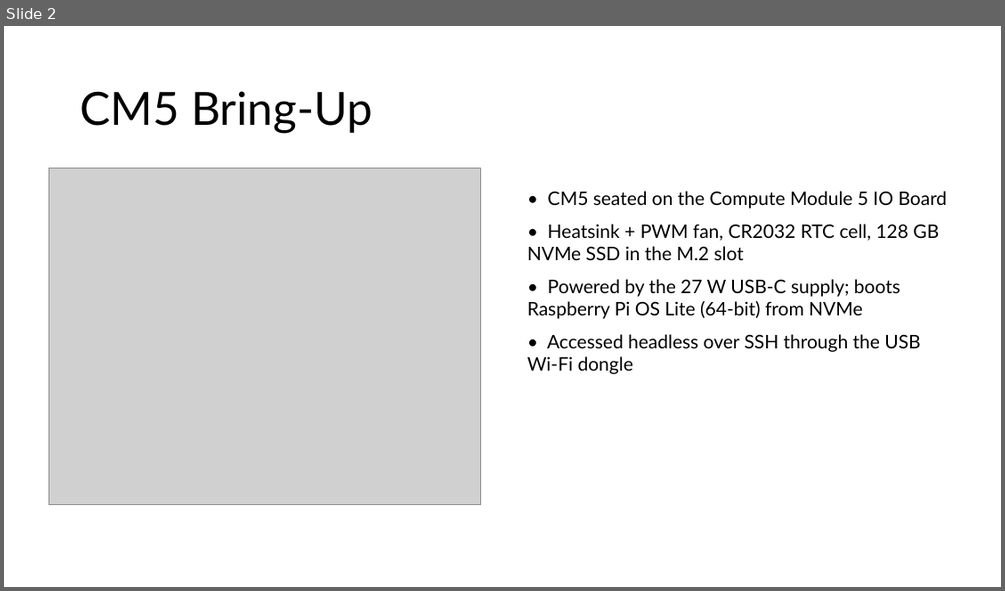
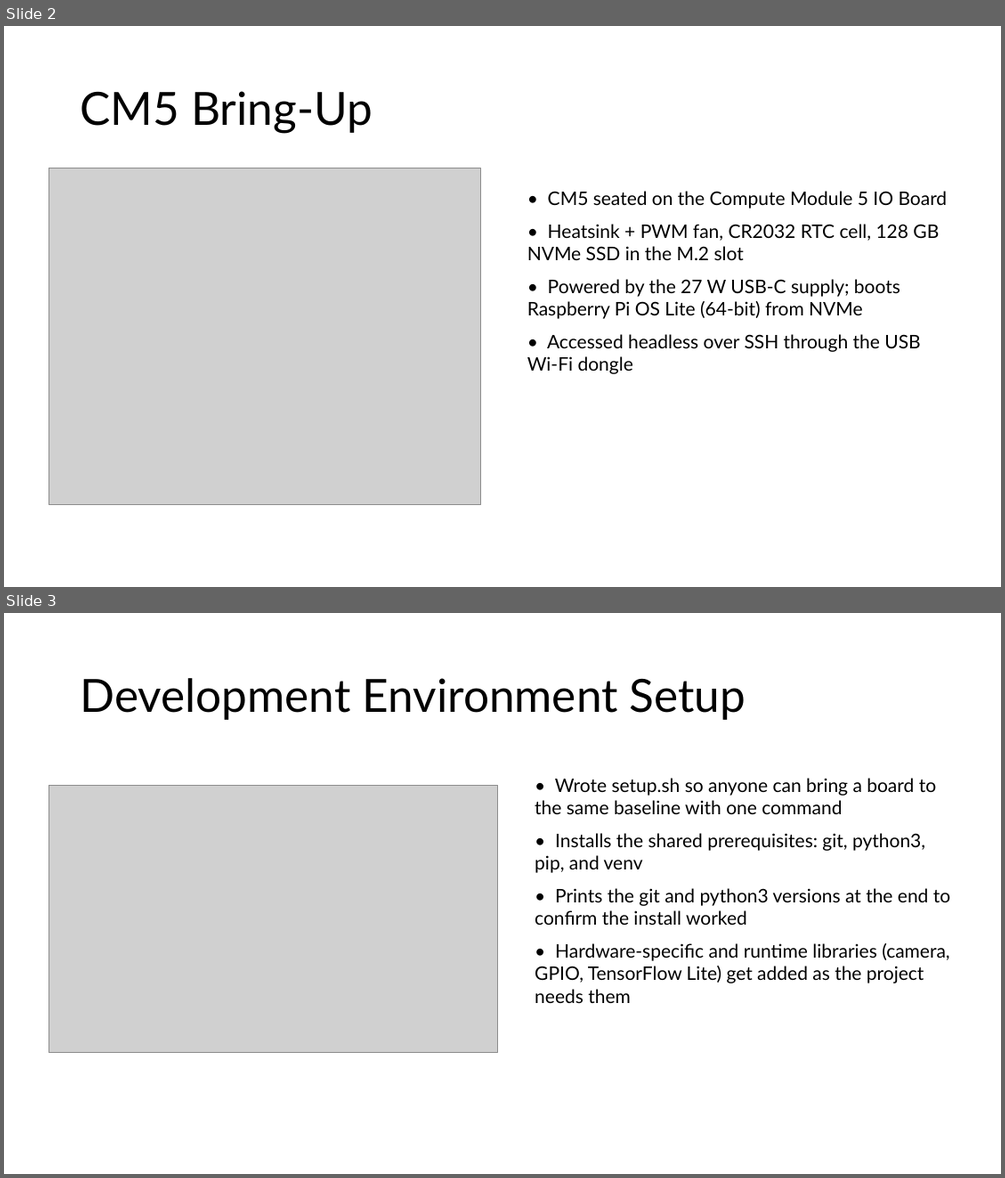
Before and after one commit to EthanWellsSr/Self-Driving-RC-Car, a slide deck: Weekly Reports/slides/1-ethan-wells.pptx. Shown one above the other, each under a label of ours: slide 2 before the commit, slides 2 and 3 after it. The pictures are 1005x591 and 1005x1178 pixels, drawn with LibreOffice and Linux fonts; fonts in the diff are those of the drawing; grey boxes stand for pictures. Boxes give left, top, right and bottom in pixels: in the first picture for what was removed or moved away, otherwise in the second. Text is boxed around its words. In the diff, an @@ line names an element or a change of style, - is before the commit and + after.

```diff
--- a/Weekly Reports/slides/1-ethan-wells.pptx
+++ b/Weekly Reports/slides/1-ethan-wells.pptx
@@ slide 3 added at bbox=[4, 613, 1001, 1174], background #FFFFFF @@
@@ title added at bbox=[80, 678, 745, 720], 44 pt, text #000000 @@
+Development Environment Setup
@@ picture added at bbox=[48, 785, 498, 1052] @@
@@ text added at bbox=[534, 778, 950, 1003], 18 pt, text #000000 @@
+• Wrote setup.sh so anyone can bring a board to the same baseline with one command
+• Installs the shared prerequisites: git, python3, pip, and venv
+• Prints the git and python3 versions at the end to confirm the install worked
+• Hardware-specific and runtime libraries (camera, GPIO, TensorFlow Lite) get added as the project needs them
```
Also in this commit, not shown: 1 slide changed, 2 other files.
